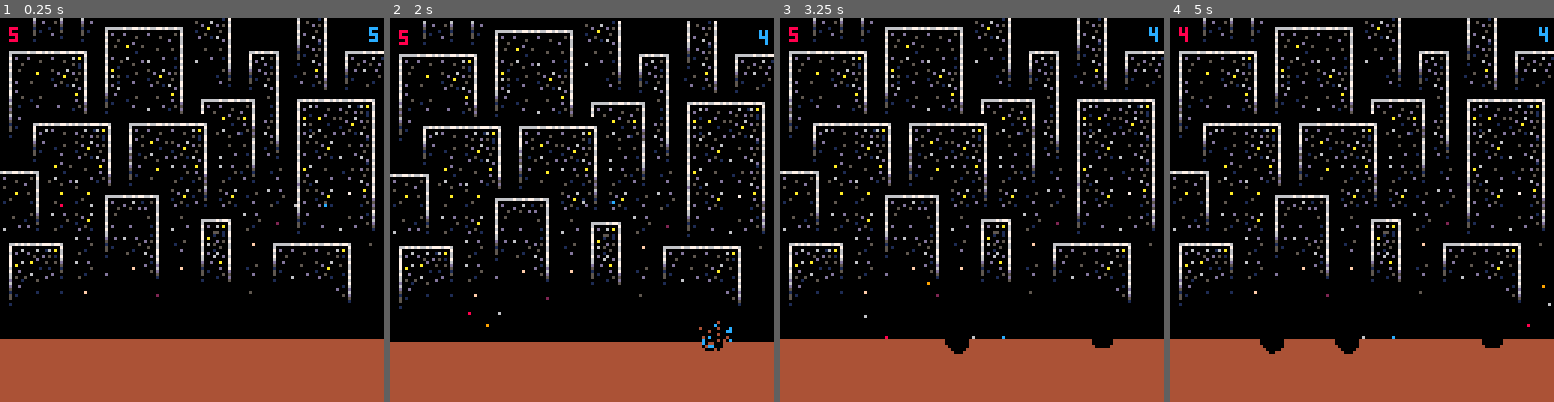
Above: before the commit, frames 1-4 (left to right).
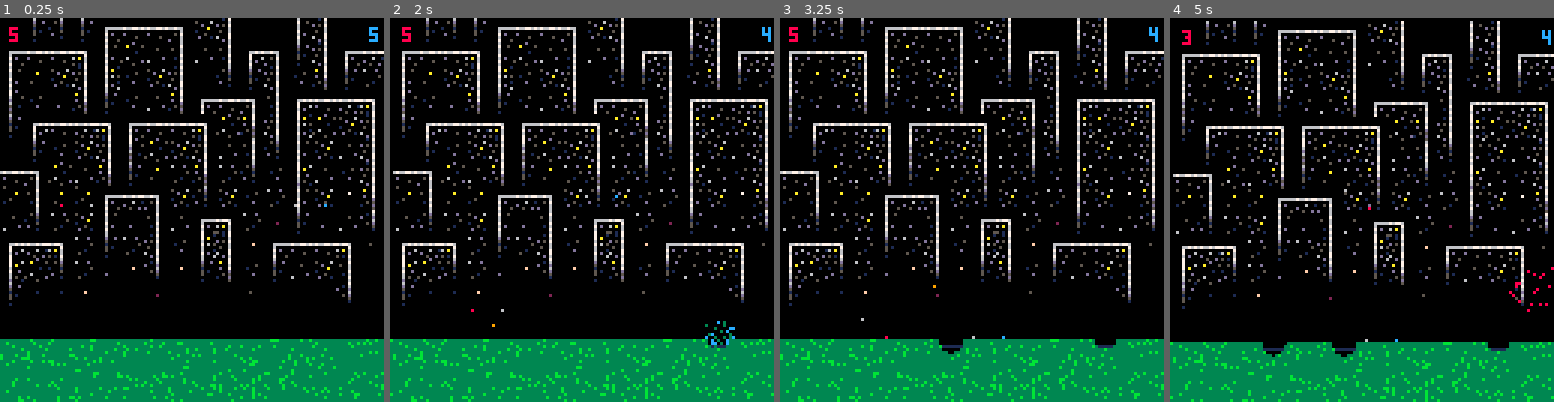
Above: after the commit, the same moments.

Repository: iamapea/miniature_jam
Game: PICO-8 cartridge mini.p8
Same seed, same stepped clock (60 frames per second), same inputs: the game is played once before the commit and once after it.
Inputs:
- Up to frame 1 (0.25 s): no input
- Up to frame 2 (2 s): tap X (X key) at 0.33, 1.07, 1.85 s; tap O (Z key) at 0.7, 1.7 s; hold Right from 1.6 s (still down)
- Up to frame 3 (3.25 s): release Right at 2.1 s; tap O (Z key) at 2.1, 2.5, 2.9 s; hold Up 2.15-2.42 s; hold Right 2.47-3.03 s; tap X (X key) at 2.97 s; hold Left from 3.08 s (still down)
- Up to frame 4 (5 s): tap O (Z key) every 0.4 s from 3.3 to 4.9 s; release Left at 3.58 s; hold Down 3.63-3.97 s; hold Right 4.02-4.68 s; tap X (X key) at 4.08 s; hold Up from 4.73 s (still down)

The runs differ from the first frame. In frame 1, 16% of the frame differs, in the area x 0-100%, y 83-100%; in frame 2, 35%, in the area x 0-100%, y 0-100%; in frame 3, 16%; in frame 4, 34%.

Commit message:
line background under ground

Diff:
--- a/mini.p8
+++ b/mini.p8
@@ -12,7 +12,8 @@
  world_size_x = 127
  world_size_y = 127
  aim_speed = 0.015
- ground_color = 4
+ ground_color = 3
+ ground_color2 = 11
  ground_height = 20
  ground_top_y = world_size_y+ground_height+1
  grav_acc_bullet = 0.01
@@ -57,7 +58,11 @@
   ix = -ground_x_offset
   add(g_row,new_ground(ix,i,ground_color))
   while ix <= world_size_x+ground_x_offset do
-   add(g_row,new_ground(ix,i,ground_color))
+   col_cur = ground_color
+   if rnd(1) < .1 then
+    col_cur = ground_color2
+   end
+   add(g_row,new_ground(ix,i,col_cur))
    ix += 1
   end
   add(g,g_row)
@@ -161,7 +166,14 @@
 -- draw --------------------
 function _draw()
  cls(0) --clear screen black (0)
+ --draw city background
  map(0,5,0,0,32,32)
+ --draw "water" underground
+ y_lines = {109,114,118,121,124,126,127,128}
+ y_colors = {1 ,1  ,5  ,5  ,4  ,4,  4,  4}
+ for l = 1,#y_lines do
+  line(-2,y_lines[l],world_size_x+2,y_lines[l],y_colors[l])
+ end
  --draw particles
  for c in all(particles) do
   pset(c.x,c.y,c.c)
